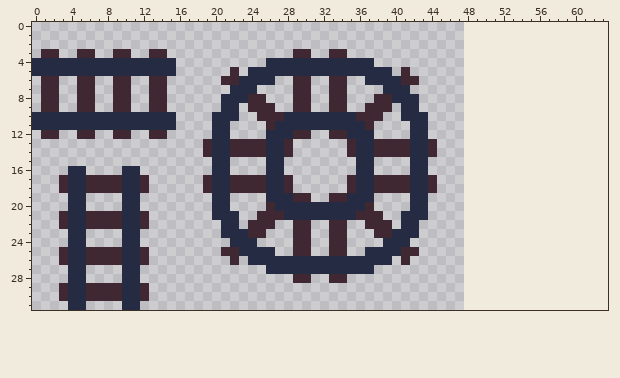
File history of a pixel-art file, Tilemap/RailAtlas.aseprite. The picture above was drawn from the file before the commit.
48x32 pixels, 1 frame. The old version is drawn lined up with the new one, on the new canvas.
Once edited:
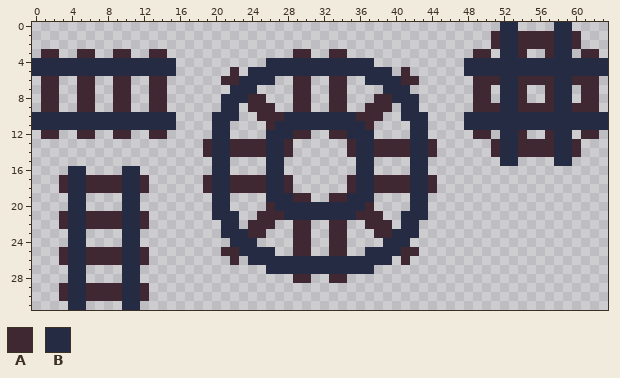
Palette (. is transparent): A #3f2832  B #262b44
Edits made:
canvas 48x32 -> 64x32
Colour A now appears in rows 1 to 2 at x 51, 54 to 57 and 60; in row 3 at x 49 to 50, 54, 57 and 61 to 62; in row 6 at x 49 to 51, 54 to 57 and 60 to 62; in rows 7 to 8 at x 49 to 50, 54, 57 and 61 to 62; in row 9 at x 49 to 51, 54 to 57 and 60 to 62; in row 12 at x 49 to 50, 54, 57 and 61 to 62.
Colour A now appears in rows 13 to 14 at x 51, 54 to 57 and 60.
Colour B now appears in rows 0 to 3 at x 52 to 53 and 58 to 59; in rows 4 to 5 at x 48 to 63; in rows 6 to 9 at x 52 to 53 and 58 to 59; in rows 10 to 11 at x 48 to 63; in rows 12 to 15 at x 52 to 53 and 58 to 59.
Pixel boxes of the changes (left, top, right, bottom) in both pictures:
added: (464, 22, 608, 166)
